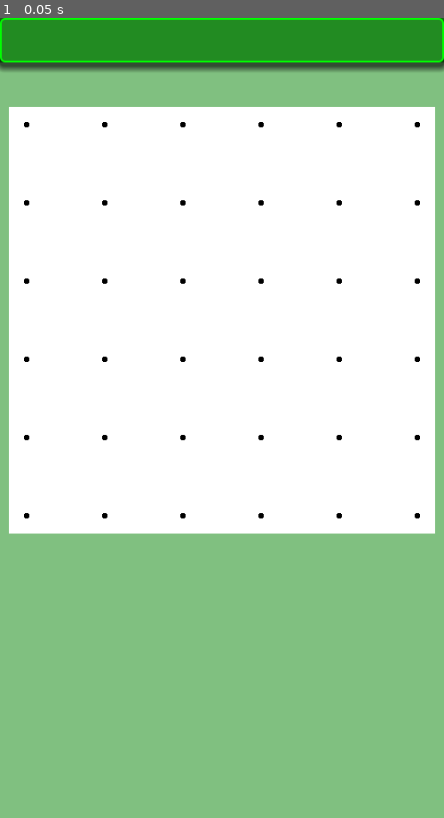
Above: before the commit, frame 1.
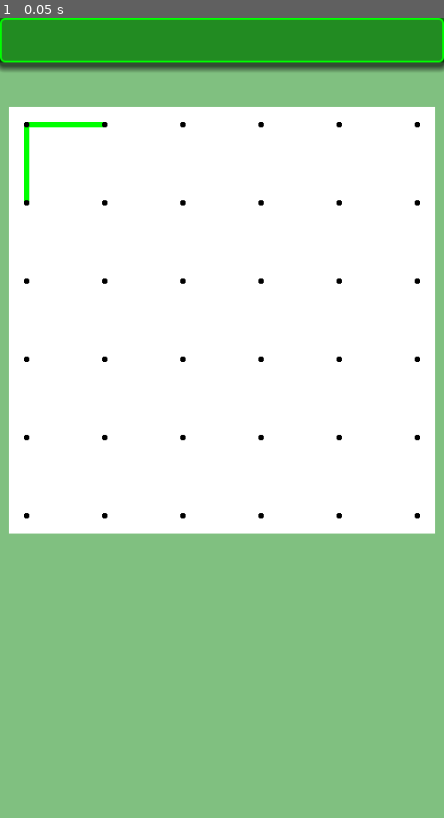
Above: after the commit, the same moment.

Repository: vivisuke/GridGraph
Game: Godot game, scene res://main.tscn
Same seed, same stepped clock (60 frames per second), same inputs: the game is played once before the commit and once after it.
Inputs:
- Up to frame 1 (0.05 s): no input

The runs differ from the first frame. In frame 1, 0.2% of the frame differs, in the area x 5-24%, y 13-23%.

Commit message:
0009 ◎ C 03/20 03/20 0.001│ToDo│Board.make_h_link(ix), make_v_link(ix)

Diff:
--- a/GridGraph/scripts/Board.gd
+++ b/GridGraph/scripts/Board.gd
@@ -95,6 +95,14 @@
 		h_link[ix2+y*ARY_WIDTH] = UNLINKED_DTM
 	assert( h_link[xyToIX(-1, 0)] == UNLINKED_DTM )
 	assert( v_link[xyToIX(0, -1)] == UNLINKED_DTM )
+func make_h_link(ix):
+	h_link[ix] = LINKED
+	degree[ix] += 1
+	degree[ix+1] += 1
+func make_v_link(ix):
+	v_link[ix] = LINKED
+	degree[ix] += 1
+	degree[ix+ARY_WIDTH] += 1
 func print_degree():
 	print("vertex degree:")
 	for y in range(N_VERT+1):
--- a/GridGraph/scripts/Grid.gd
+++ b/GridGraph/scripts/Grid.gd
@@ -36,33 +36,33 @@
 
 func _draw():
 	# エッジ線・非連結 X 描画
-	#for y in range(N_VERT+1):
-	#	var py = y * CELL_WIDTH
-	#	for x in range(N_HORZ+1):
-	#		var px = x * CELL_WIDTH
-	#		var ix = xyToIX(x, y)
-	#		# 連結済み線
-	#		if h_link[ix] == LINKED_DTM:
-	#			draw_line(Vector2(px, py), Vector2(px+CELL_WIDTH, py) , LINK_DTM_COL, R*2)
-	#		elif h_link[ix] == LINKED:
-	#			draw_line(Vector2(px, py), Vector2(px+CELL_WIDTH, py) , LINK_COL, R*2)
-	#		if v_link[ix] == LINKED_DTM:
-	#			draw_line(Vector2(px, py), Vector2(px, py+CELL_WIDTH) , LINK_DTM_COL, R*2)
-	#		elif v_link[ix] == LINKED:
-	#			draw_line(Vector2(px, py), Vector2(px, py+CELL_WIDTH) , LINK_COL, R*2)
-	#		# 非連結状態 X
-	#		if x < N_HORZ && h_link[ix] == UNLINKED_DTM:
-	#			draw_line(Vector2(px+CWD2-XWD2, py-XWD2), Vector2(px+CWD2+XWD2, py+XWD2), LINK_DTM_COL, 3)
-	#			draw_line(Vector2(px+CWD2-XWD2, py+XWD2), Vector2(px+CWD2+XWD2, py-XWD2), LINK_DTM_COL, 3)
-	#		elif x < N_HORZ && h_link[ix] == UNLINKED:
-	#			draw_line(Vector2(px+CWD2-XWD2, py-XWD2), Vector2(px+CWD2+XWD2, py+XWD2), LINK_COL, 3)
-	#			draw_line(Vector2(px+CWD2-XWD2, py+XWD2), Vector2(px+CWD2+XWD2, py-XWD2), LINK_COL, 3)
-	#		if y < N_VERT && v_link[ix] == UNLINKED_DTM:
-	#			draw_line(Vector2(px-XWD2, py+CWD2-XWD2), Vector2(px+XWD2, py+CWD2+XWD2), LINK_DTM_COL, 3)
-	#			draw_line(Vector2(px-XWD2, py+CWD2+XWD2), Vector2(px+XWD2, py+CWD2-XWD2), LINK_DTM_COL, 3)
-	#		elif y < N_VERT && v_link[ix] == UNLINKED:
-	#			draw_line(Vector2(px-XWD2, py+CWD2-XWD2), Vector2(px+XWD2, py+CWD2+XWD2), LINK_COL, 3)
-	#			draw_line(Vector2(px-XWD2, py+CWD2+XWD2), Vector2(px+XWD2, py+CWD2-XWD2), LINK_COL, 3)
+	for y in range(N_VERT+1):
+		var py = y * CELL_WIDTH
+		for x in range(N_HORZ+1):
+			var px = x * CELL_WIDTH
+			var ix = xyToIX(x, y)
+			# 連結済み線
+			if h_link[ix] == LINKED_DTM:
+				draw_line(Vector2(px, py), Vector2(px+CELL_WIDTH, py) , LINK_DTM_COL, R*2)
+			elif h_link[ix] == LINKED:
+				draw_line(Vector2(px, py), Vector2(px+CELL_WIDTH, py) , LINK_COL, R*2)
+			if v_link[ix] == LINKED_DTM:
+				draw_line(Vector2(px, py), Vector2(px, py+CELL_WIDTH) , LINK_DTM_COL, R*2)
+			elif v_link[ix] == LINKED:
+				draw_line(Vector2(px, py), Vector2(px, py+CELL_WIDTH) , LINK_COL, R*2)
+			# 非連結状態 X
+			if x < N_HORZ && h_link[ix] == UNLINKED_DTM:
+				draw_line(Vector2(px+CWD2-XWD2, py-XWD2), Vector2(px+CWD2+XWD2, py+XWD2), LINK_DTM_COL, 3)
+				draw_line(Vector2(px+CWD2-XWD2, py+XWD2), Vector2(px+CWD2+XWD2, py-XWD2), LINK_DTM_COL, 3)
+			elif x < N_HORZ && h_link[ix] == UNLINKED:
+				draw_line(Vector2(px+CWD2-XWD2, py-XWD2), Vector2(px+CWD2+XWD2, py+XWD2), LINK_COL, 3)
+				draw_line(Vector2(px+CWD2-XWD2, py+XWD2), Vector2(px+CWD2+XWD2, py-XWD2), LINK_COL, 3)
+			if y < N_VERT && v_link[ix] == UNLINKED_DTM:
+				draw_line(Vector2(px-XWD2, py+CWD2-XWD2), Vector2(px+XWD2, py+CWD2+XWD2), LINK_DTM_COL, 3)
+				draw_line(Vector2(px-XWD2, py+CWD2+XWD2), Vector2(px+XWD2, py+CWD2-XWD2), LINK_DTM_COL, 3)
+			elif y < N_VERT && v_link[ix] == UNLINKED:
+				draw_line(Vector2(px-XWD2, py+CWD2-XWD2), Vector2(px+XWD2, py+CWD2+XWD2), LINK_COL, 3)
+				draw_line(Vector2(px-XWD2, py+CWD2+XWD2), Vector2(px+XWD2, py+CWD2-XWD2), LINK_COL, 3)
 	# 格子点描画
 	for y in range(N_VERT+1):
 		for x in range(N_HORZ+1):
--- a/GridGraph/scripts/main.gd
+++ b/GridGraph/scripts/main.gd
@@ -1,7 +1,7 @@
 extends Node2D
 
-var N_HORZ = 6
-var N_VERT = 6
+var N_HORZ = 5
+var N_VERT = 5
 var CELL_WIDTH
 var NLR = 0.25						# 非結合タップエリア半径割合
 var ARY_WIDTH
@@ -16,9 +16,20 @@
 
 func _ready():
 	bd = CBoard.new()
+	set_board_size(5)
+	bd.make_h_link(xyToIX(0, 0))
+	bd.make_v_link(xyToIX(0, 0))
 	bd.print_board()
 	bd.print_degree()
-	pass # Replace with function body.
-
+	$Board/Grid.h_link = bd.h_link
+	$Board/Grid.v_link = bd.v_link
+	$Board/Grid.queue_redraw()
+func set_board_size(n):
+	N_HORZ = n
+	N_VERT = n
+	ARY_WIDTH = N_HORZ + 1
+	ARY_HEIGHT = N_VERT + 2
+	ARY_SIZE = ARY_WIDTH * ARY_HEIGHT + 2
+	bd.set_board_size(n)
 func _process(delta):
 	pass
Not shown, changed: GridGraph.spr
